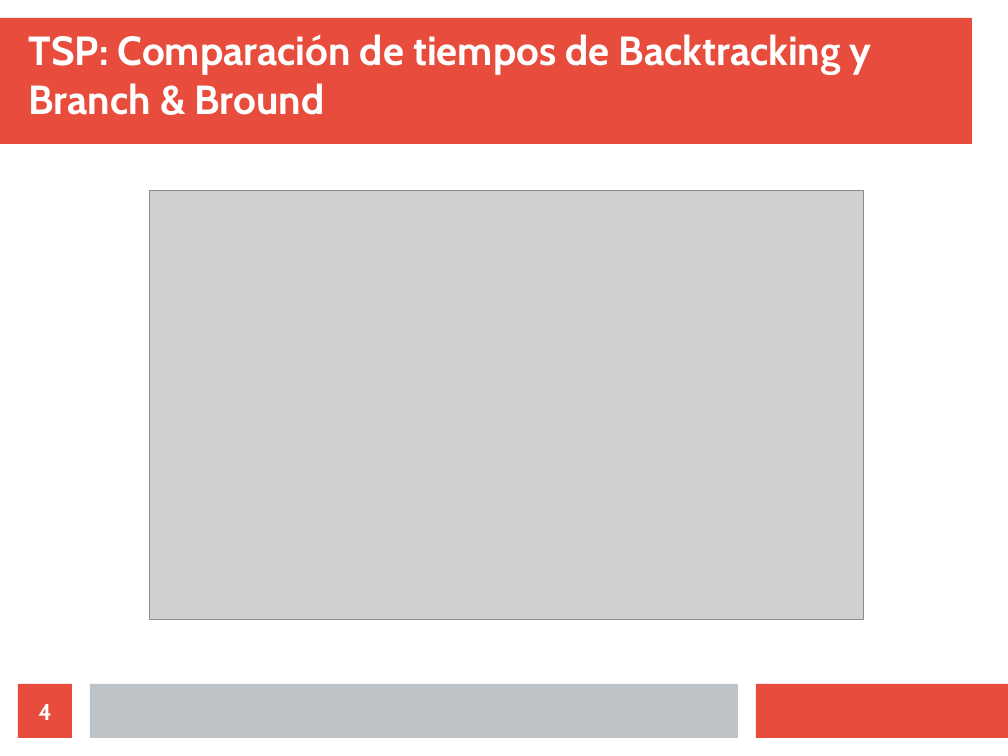
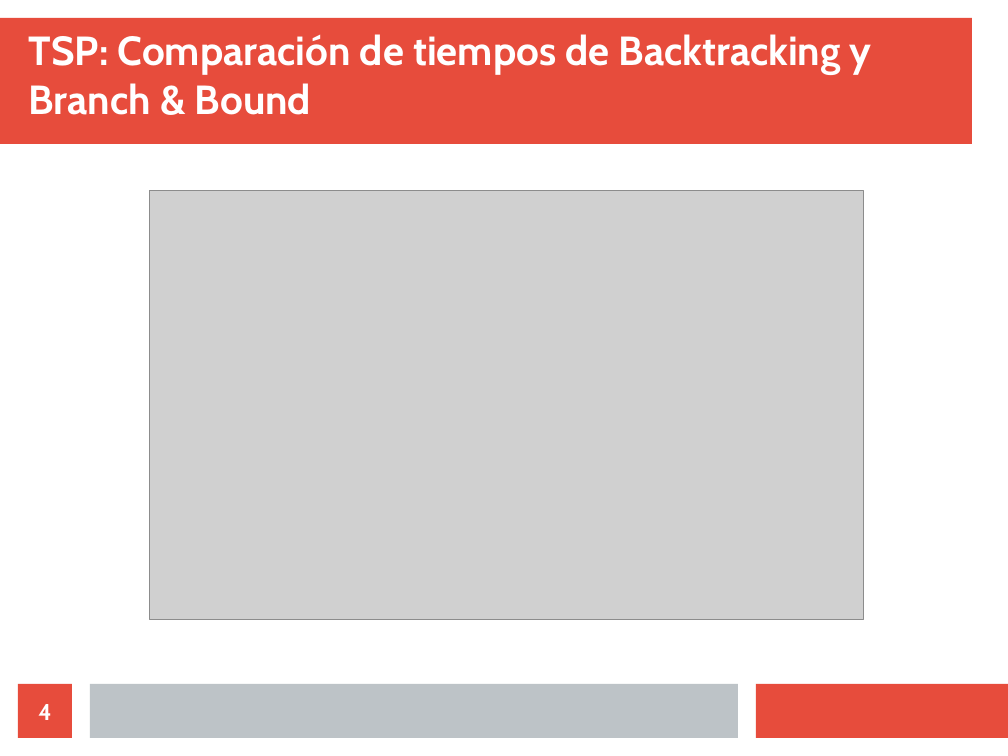
Before and after one commit to clarasdfgh/ALG, a slide deck: slide 4 of P5/presentacion.odp. Drawn at 1008x756 pixels with LibreOffice and Linux fonts; fonts in the diff are those of the drawing; grey boxes stand for pictures. Boxes give left, top, right and bottom in pixels: in the first picture for what was removed or moved away, otherwise in the second. Text is boxed around its words. In the diff, an @@ line names an element or a change of style, - is before the commit and + after.

```diff
--- a/P5/presentacion.odp
+++ b/P5/presentacion.odp
@@ title at box(29, 34, 872, 115): text changed @@
-TSP: Comparación de tiempos de Backtracking y Branch & Bround
+TSP: Comparación de tiempos de Backtracking y Branch & Bound
```
Also in this commit, not shown: 2 other slides changed.
